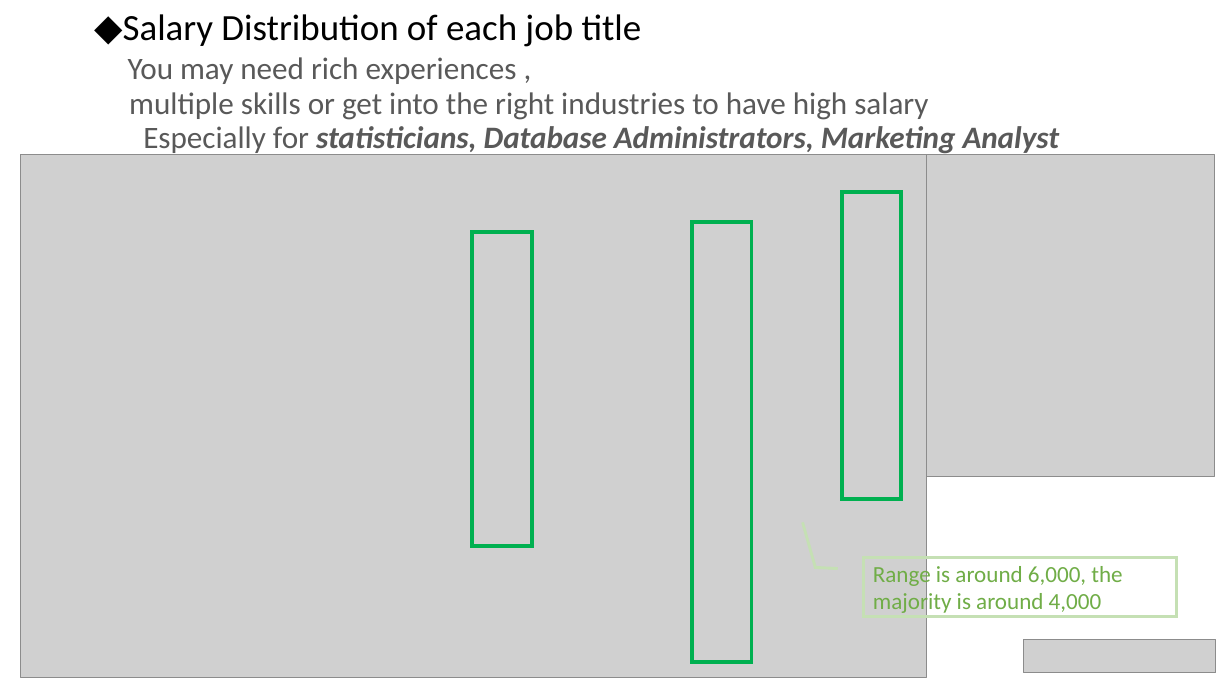
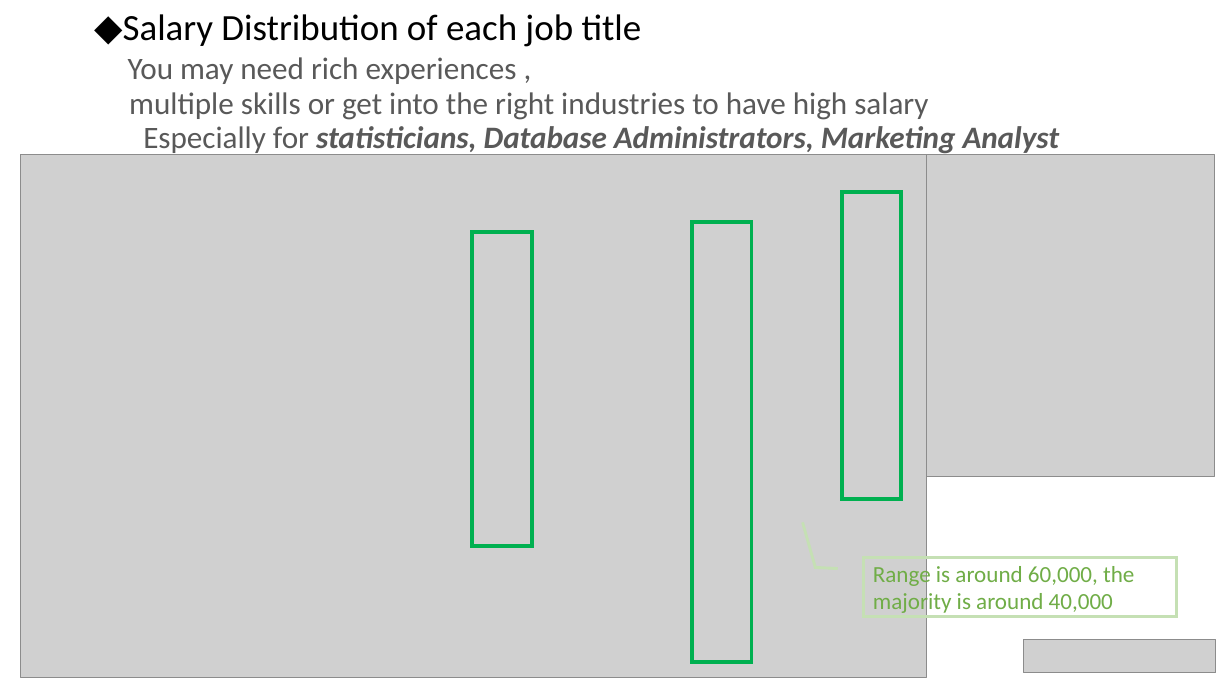
Before and after one commit to phillkev/Project--1, a slide deck: slide 8 of Team_Project1.pptx. Drawn at 1232x693 pixels with LibreOffice and Linux fonts; fonts in the diff are those of the drawing; grey boxes stand for pictures. Boxes give left, top, right and bottom in pixels: in the first picture for what was removed or moved away, otherwise in the second. Text is boxed around its words. In the diff, an @@ line names an element or a change of style, - is before the commit and + after.

Commit message:
small change to presenation - Bing found error

```diff
--- a/Team_Project1.pptx
+++ b/Team_Project1.pptx
@@ text in border callout at (x1=873, y1=562, x2=1134, y2=616): text changed @@
-Range is around 6,000, the majority is around 4,000
+Range is around 60,000, the majority is around 40,000
```
